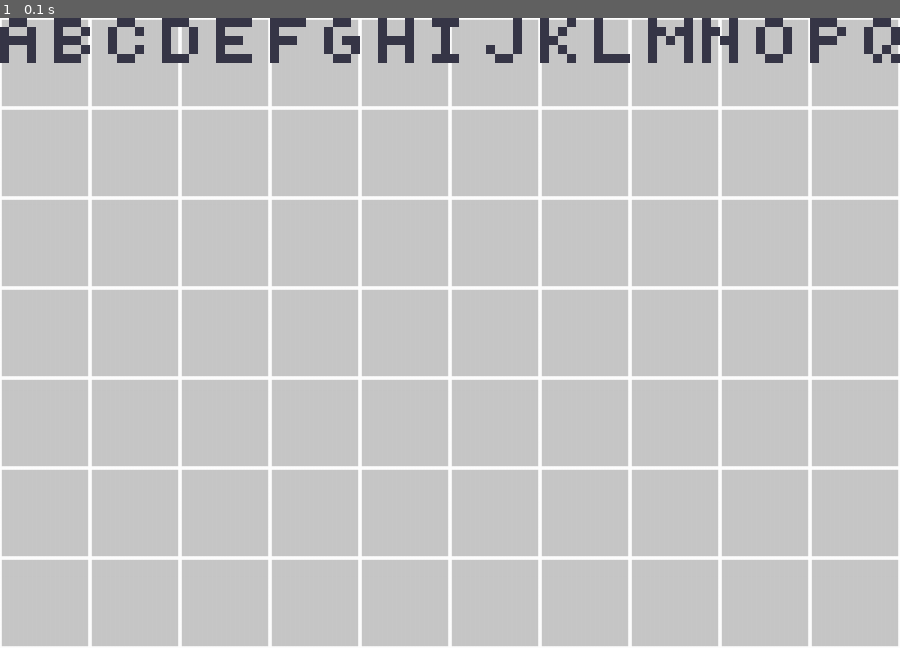
Above: before the commit, frame 1.
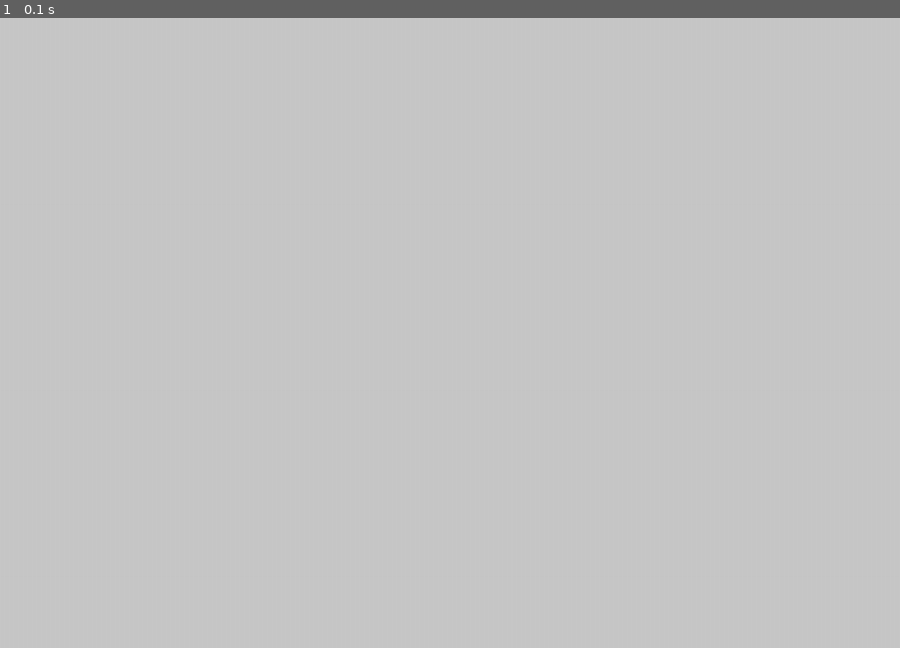
Above: after the commit, the same moment.

Repository: The1stBurb/Factory-GAME
Game: pygame game, started from main.py
The game is run twice, just before and just after one commit, with the same random seed, the same clock (stepped at 60 frames per second) and the same inputs.
Inputs:
- Up to frame 1 (0.1 s): no input

The runs differ from the first frame. In frame 1, 11% of the frame differs, in the area x 0-100%, y 0-100%.

Commit message:
building research tree

Diff:
--- a/main.py
+++ b/main.py
@@ -5,6 +5,7 @@
 from building_code.base import sz
 import building_code.belt as belt
 import building_code.building as build
+import os
 #comments should consist of, what does this do, why is it here, when is it used
 pygame.init()
 pygame.mixer.init()
@@ -60,6 +61,11 @@
                 else:
                     pb.image(screen,pb.resize(pb.recolour(self.ltr[i.lower()]),sz*6,sz*7),x-1*sz+xps*6*sz,y-1*sz+yps*6*sz)
 text=Text(10)
+class ResearchTree:
+    def __init__(self):
+        self.clips={}
+        for fils in os.listdir("img/research_tree"):
+            pass
 class item:
     def __init__(self,location,name,price,idd):
         self.img=pb.imgGit(location,20,20)
@@ -183,6 +189,17 @@
 rotion=1#rotation used for placing buildings
 
 keydown=False#to prevent double key presses for holding a key
+#DONT KILL THIS HWILE JUST COMMNET OUT PLS
+while True:
+    screen.fill((200,200,200))
+    buttons = pygame.mouse.get_pressed()
+    ms=[pygame.mouse.get_pos()[0],pygame.mouse.get_pos()[1]]
+    for i in pygame.event.get():
+        if i.type == pygame.QUIT:
+            print(toPlace)
+            quit()
+
+    pygame.display.flip()
 while True:
     screen.fill((200,200,200))
     # mbt=1
